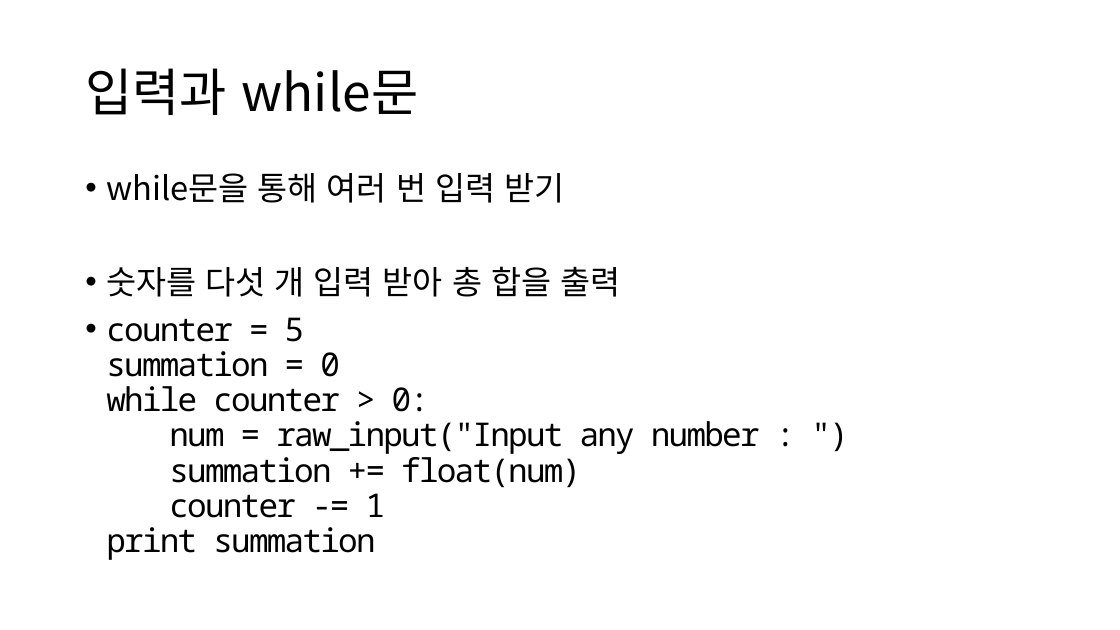
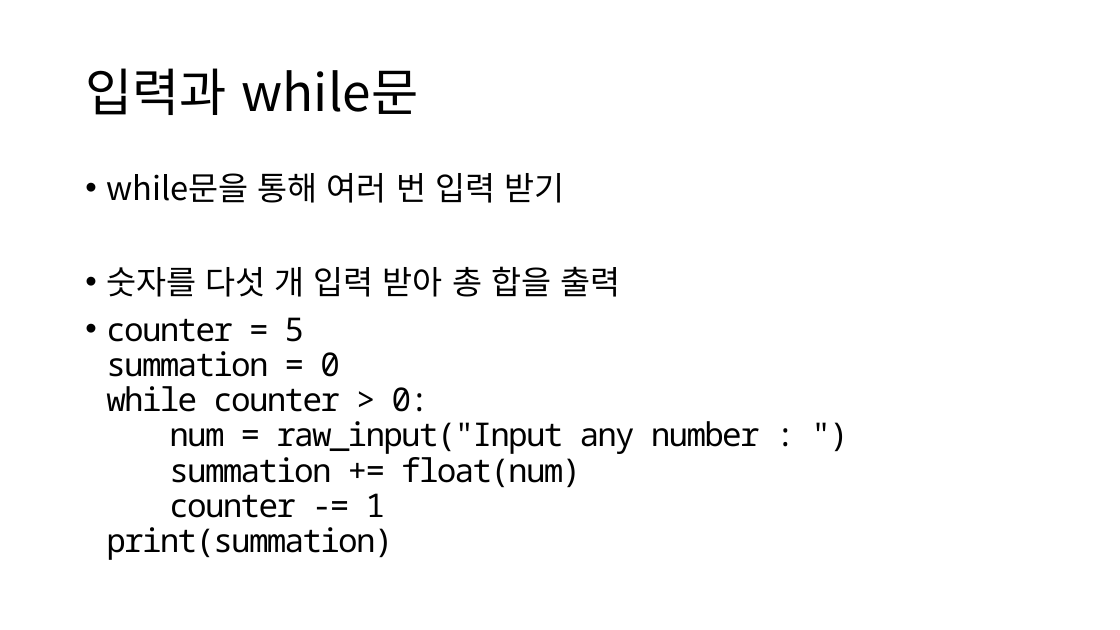
Before and after one commit to ksublee/SPuP, a slide deck: slide 23 of ppt/Python_3_조건문.pptx. Drawn at 1120x630 pixels with LibreOffice and Linux fonts; fonts in the diff are those of the drawing. Boxes give left, top, right and bottom in pixels: in the first picture for what was removed or moved away, otherwise in the second. Text is boxed around its words. In the diff, an @@ line names an element or a change of style, - is before the commit and + after.

```diff
--- a/ppt/Python_3_조건문.pptx
+++ b/ppt/Python_3_조건문.pptx
@@ text at (106,317,760,560): text changed @@
-• counter = 5
-  summation = 0
-  while counter > 0:
-  num = raw_input("Input any number : ")
-  summation += float(num)
-  counter -= 1
-  print summation
+• counter = 5
+  summation = 0
+  while counter > 0:
+  num = raw_input("Input any number : ")
+  summation += float(num)
+  counter -= 1
+  print(summation)
```
Also in this commit, not shown: 22 other slides changed, 3 other files.
